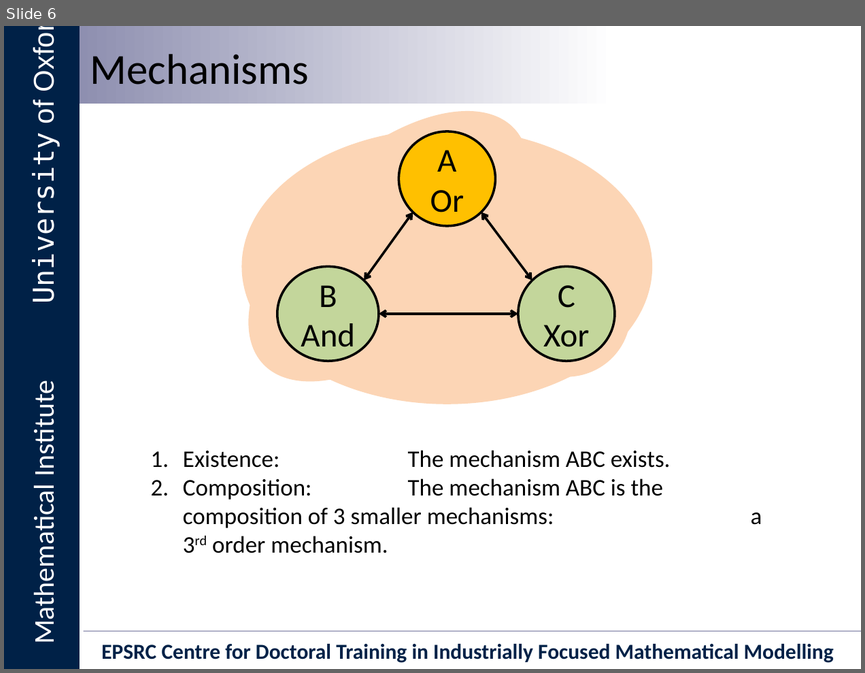
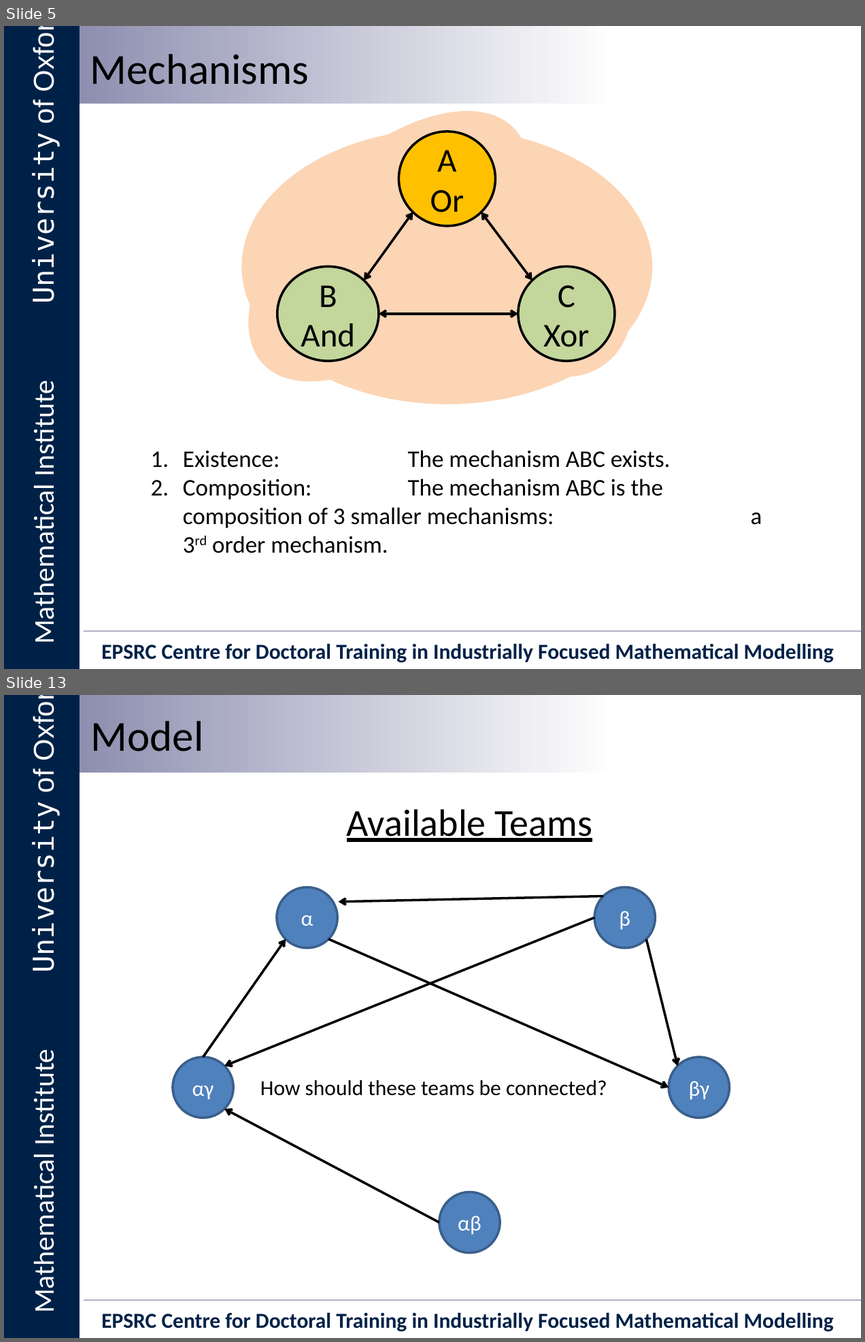
Before and after one commit to Ectheleon/IIT-Mini-Project, a slide deck: Writeup/Presentation/Integrated Information Theory for Organisational Consciousness.pptx. Shown one above the other, each under a label of ours: slide 6 before the commit, slides 5 and 13 after it; the slides between them are not shown. The pictures are 865x673 and 865x1342 pixels, drawn with LibreOffice and Linux fonts; fonts in the diff are those of the drawing; background and template pictures are left out. Boxes give left, top, right and bottom in pixels: in the first picture for what was removed or moved away, otherwise in the second. Text is boxed around its words. In the diff, an @@ line names an element or a change of style, - is before the commit and + after.

```diff
--- a/Writeup/Presentation/Integrated Information Theory for Organisational Consciousness.pptx
+++ b/Writeup/Presentation/Integrated Information Theory for Organisational Consciousness.pptx
@@ slide 13 added at (x1=4, y1=695, x2=861, y2=1338), background #FFFFFF; not listed: 6 template elements that a slide beside it also shows @@
@@ text added at (x1=91, y1=721, x2=204, y2=751), 36 pt, text #000000 @@
+Model
@@ text added at (x1=347, y1=809, x2=592, y2=842), 32 pt, text #000000, underline @@
+Available Teams
@@ ellipse added at (x1=277, y1=887, x2=337, y2=948), fill #4F81BD, outline #3A5F8C 2 pt, 18 pt, text #FFFFFF @@
+α
@@ arrow added from (603, 896) to (338, 902), #000000 2 pt @@
@@ ellipse added at (x1=594, y1=887, x2=655, y2=948), fill #4F81BD, outline #3A5F8C 2 pt, 18 pt, text #FFFFFF @@
+β
@@ arrow added from (594, 918) to (224, 1066), #000000 2 pt @@
@@ arrow added from (203, 1057) to (286, 939), #000000 2 pt @@
@@ arrow added from (329, 939) to (669, 1087), #000000 2 pt @@
@@ arrow added from (646, 939) to (677, 1066), #000000 2 pt @@
@@ ellipse added at (x1=173, y1=1057, x2=234, y2=1117), fill #4F81BD, outline #3A5F8C 2 pt, 18 pt, text #FFFFFF @@
+αγ
@@ ellipse added at (x1=669, y1=1057, x2=730, y2=1117), fill #4F81BD, outline #3A5F8C 2 pt, 18 pt, text #FFFFFF @@
+βγ
@@ text added at (x1=260, y1=1080, x2=607, y2=1096), 18 pt, text #000000 @@
+How should these teams be connected?
@@ arrow added from (439, 1222) to (224, 1109), #000000 2 pt @@
@@ ellipse added at (x1=439, y1=1192, x2=500, y2=1253), fill #4F81BD, outline #3A5F8C 2 pt, 18 pt, text #FFFFFF @@
+αβ
@@ what was slide 6 is now slide 5 @@
```
Also in this commit, not shown: 8 slides changed, 10 other slides added, 13 slides removed.
